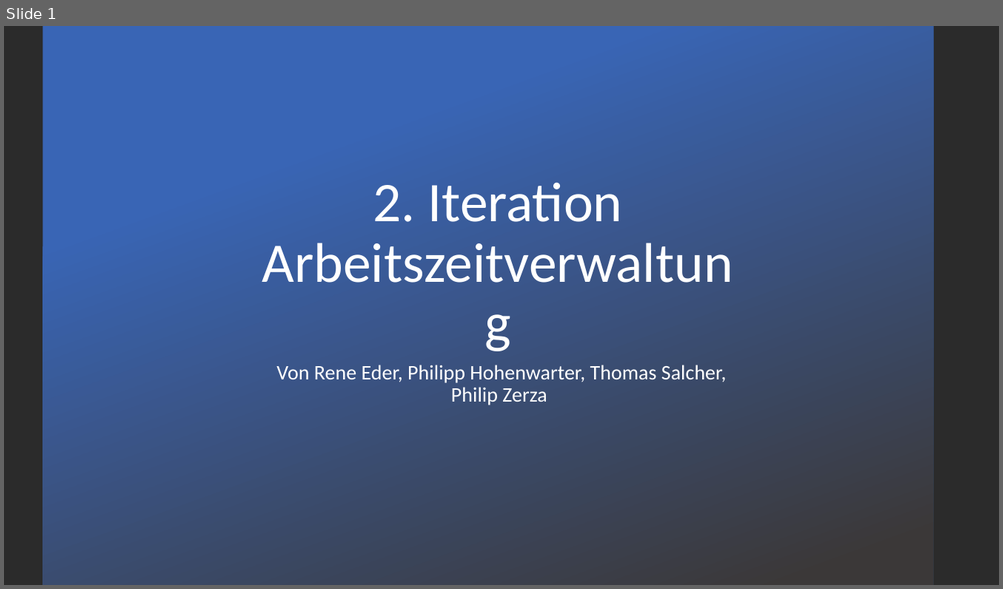
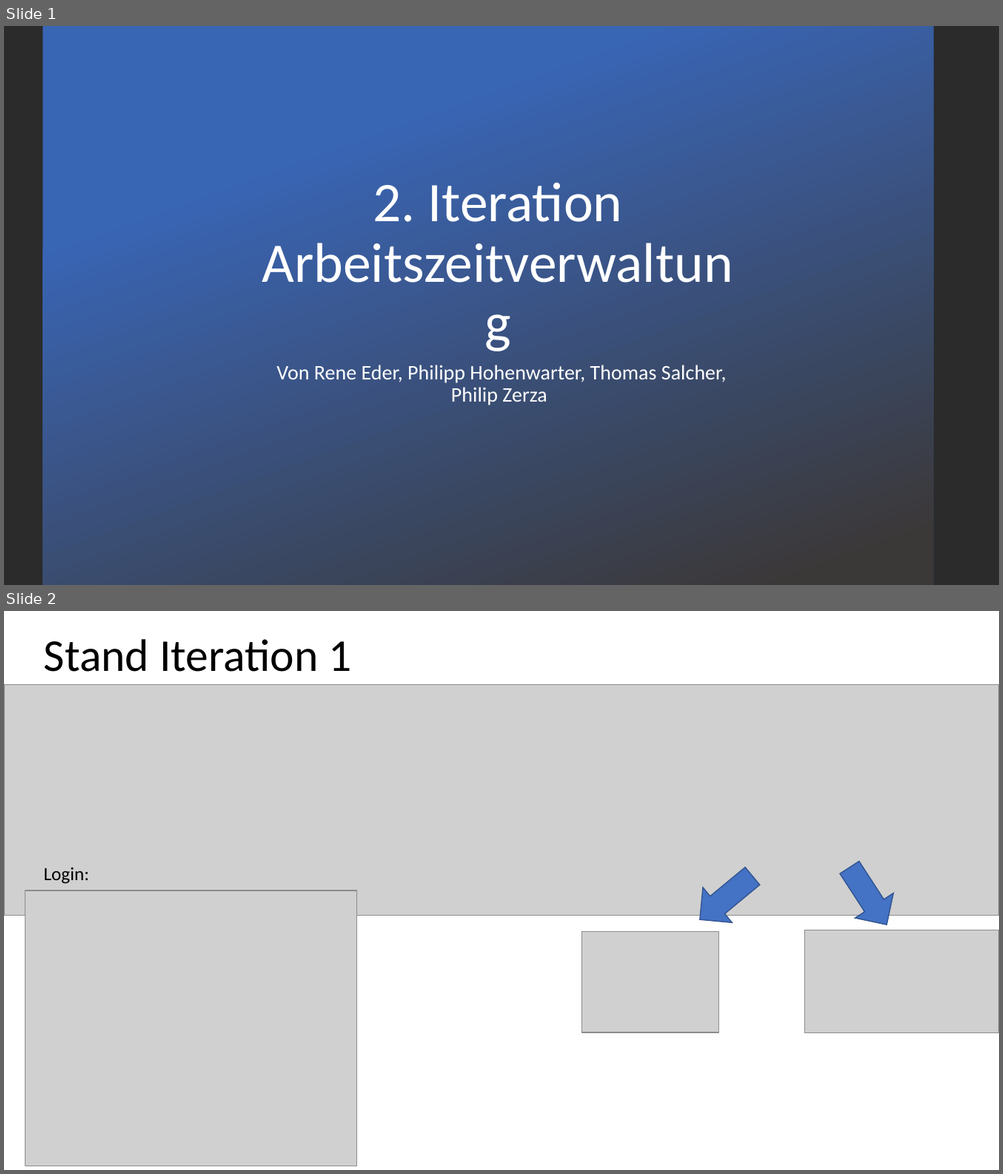
Before and after one commit to EderRene/Arbeitszeitverwaltung_Sportcamp_Salcher, a slide deck: Projektiterationen/2.Iteration.pptx. Shown one above the other, each under a label of ours: slide 1 before the commit, slides 1 and 2 after it. The pictures are 1003x589 and 1003x1174 pixels, drawn with LibreOffice and Linux fonts; fonts in the diff are those of the drawing; grey boxes stand for pictures; background and template pictures are left out; a plain dark background stands for a picture behind light text. Boxes give left, top, right and bottom in pixels: in the first picture for what was removed or moved away, otherwise in the second. Text is boxed around its words. In the diff, an @@ line names an element or a change of style, - is before the commit and + after.

```diff
--- a/Projektiterationen/2.Iteration.pptx
+++ b/Projektiterationen/2.Iteration.pptx
@@ slide 2 added at (x1=4, y1=611, x2=999, y2=1170), background #FFFFFF @@
@@ text added at (x1=44, y1=639, x2=352, y2=672), 44 pt, text #000000 @@
+Stand Iteration 1
@@ picture added at (x1=4, y1=685, x2=999, y2=915) @@
@@ text added at (x1=44, y1=867, x2=89, y2=884), 18 pt, text #000000 @@
+Login:
@@ down arrow added at (x1=685, y1=859, x2=767, y2=937), fill #4472C4, outline #325491 1 pt @@
@@ down arrow added at (x1=830, y1=856, x2=905, y2=938), fill #4472C4, outline #325491 1 pt @@
@@ picture added at (x1=25, y1=891, x2=357, y2=1167) @@
@@ picture added at (x1=581, y1=932, x2=718, y2=1033) @@
@@ picture added at (x1=805, y1=931, x2=999, y2=1034) @@
```
Also in this commit, not shown: 3 slides changed.
